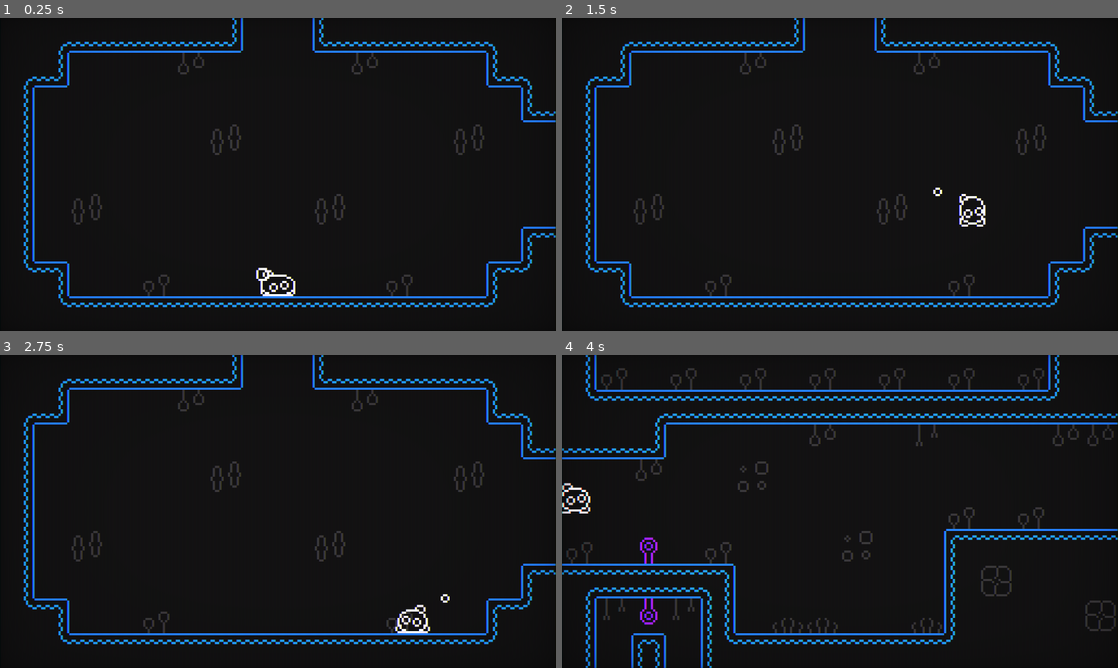
Above: before the commit, frames 1-4 (two rows, left to right).
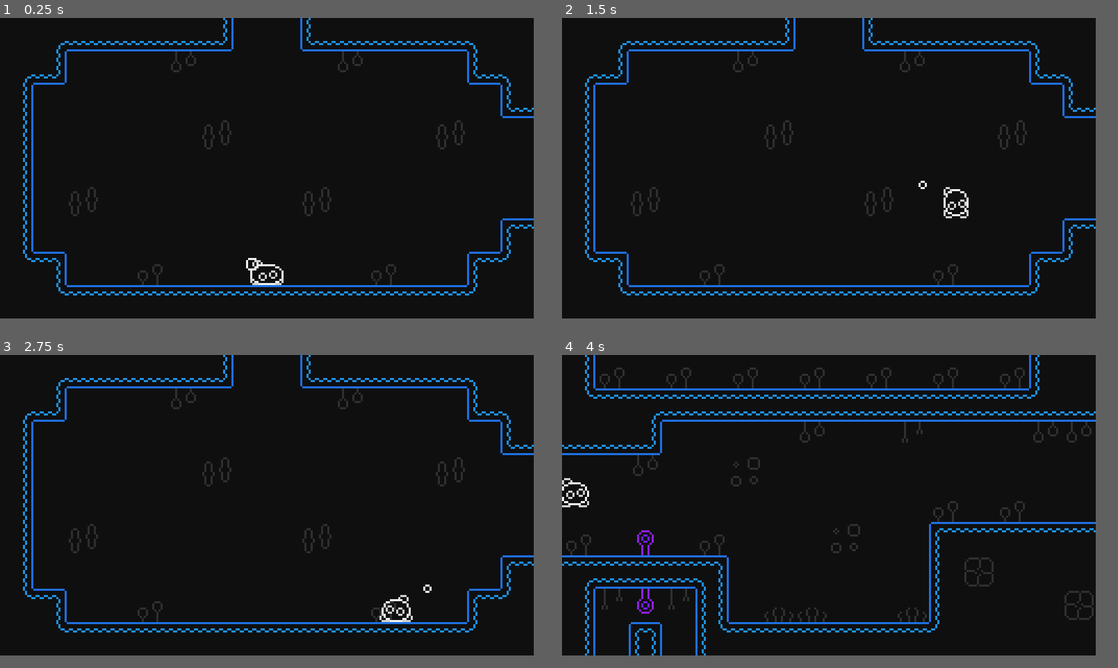
Above: after the commit, the same moments.

Repository: RaulArgenteCortes/Boobl_Repo
Game: Godot game, scene res://Scenes/Scene_Gameplay.tscn
The game is run twice, just before and just after one commit, with the same random seed, the same clock (stepped at 60 frames per second) and the same inputs. Before the commit the project starts from res://Scenes/Scene_CRT.tscn.
Inputs:
- Up to frame 1 (0.25 s): no input
- Up to frame 2 (1.5 s): hold D (gameplay_right) from 0.53 s (still down); tap Space (gameplay_jump) at 0.77 s
- Up to frame 3 (2.75 s): tap Space (gameplay_jump) at 1.52 s; release D (gameplay_right) at 2.03 s; hold A (gameplay_left) from 2.03 s (still down)
- Up to frame 4 (4 s): release A (gameplay_left) at 2.78 s; hold D (gameplay_right) from 2.78 s (still down); tap Space (gameplay_jump) at 3.02, 3.77 s
In our replay, the window is 800x450 before the commit and 768x432 after it. These sizes can differ from the game's own. Grey fills any space a smaller window leaves; there, only what the larger window draws over its background counts as a difference.

The runs differ from the first frame. In frame 1, 8.6% of the frame differs, in the area x 4-100%, y 0-93%; in frame 2, 8.6%; in frame 3, 8.5%; in frame 4, 15%, in the area x 0-100%, y 0-100%.

Commit message:
Revert "New CRT shader"
This reverts commit 33a084c8935e1edd2c9ad14c818dfb2d5835f18f.

Diff:
--- a/boobl-project/Prefabs/CRT.tscn
+++ b/boobl-project/Prefabs/CRT.tscn
@@ -54,6 +54,7 @@
 offset_bottom = 144.0
 
 [node name="ColorRect2" type="ColorRect" parent="." unique_id=151442750]
+visible = false
 material = SubResource("ShaderMaterial_j48ks")
 layout_mode = 0
 offset_right = 256.0
--- a/boobl-project/Scenes/Scene_CRT.tscn
+++ /dev/null
@@ -1,50 +0,0 @@
-[gd_scene format=3 uid="uid://0107pksk8rxq"]
-
-[ext_resource type="PackedScene" uid="uid://d25m3tgmqh5mf" path="res://Scenes/Scene_Gameplay.tscn" id="1_7cb3f"]
-[ext_resource type="Shader" uid="uid://d27bh3gqoxr7h" path="res://Shaders/Shader_CRT.gdshader" id="2_q2v3o"]
-
-[sub_resource type="ShaderMaterial" id="ShaderMaterial_3fho2"]
-shader = ExtResource("2_q2v3o")
-shader_parameter/resolution = Vector2(1280, 720)
-shader_parameter/scan_line_amount = 0.250000011875
-shader_parameter/warp_amount = 0.0
-shader_parameter/noise_amount = 0.0
-shader_parameter/interference_amount = 0.0
-shader_parameter/grille_amount = 0.10000000475
-shader_parameter/grille_size = 1.0
-shader_parameter/vignette_amount = 0.250000011875
-shader_parameter/vignette_intensity = 0.250000011875
-shader_parameter/aberation_amount = 0.50000002375
-shader_parameter/roll_line_amount = 0.0
-shader_parameter/roll_speed = 3.7999999946691787e-07
-shader_parameter/scan_line_strength = -5.999999715
-shader_parameter/pixel_strength = -4.0
-
-[node name="Scene_CRT" type="Node2D" unique_id=696192565]
-
-[node name="CanvasLayer" type="CanvasLayer" parent="." unique_id=2097487906]
-
-[node name="SubViewportContainer" type="SubViewportContainer" parent="CanvasLayer" unique_id=2017706002]
-anchors_preset = 15
-anchor_right = 1.0
-anchor_bottom = 1.0
-grow_horizontal = 2
-grow_vertical = 2
-stretch = true
-
-[node name="SubViewport" type="SubViewport" parent="CanvasLayer/SubViewportContainer" unique_id=2065686340]
-handle_input_locally = false
-snap_2d_transforms_to_pixel = true
-canvas_item_default_texture_filter = 0
-size = Vector2i(1280, 720)
-render_target_update_mode = 4
-
-[node name="Scene_Gameplay" parent="CanvasLayer/SubViewportContainer/SubViewport" unique_id=231120268 instance=ExtResource("1_7cb3f")]
-
-[node name="ColorRect" type="ColorRect" parent="CanvasLayer" unique_id=408859298]
-material = SubResource("ShaderMaterial_3fho2")
-anchors_preset = 15
-anchor_right = 1.0
-anchor_bottom = 1.0
-grow_horizontal = 2
-grow_vertical = 2
--- a/boobl-project/Scenes/Scene_Gameplay.tscn
+++ b/boobl-project/Scenes/Scene_Gameplay.tscn
@@ -2,6 +2,7 @@
 
 [ext_resource type="TileSet" uid="uid://coqs24kap1ynq" path="res://TileSets/TileSet_Main.tres" id="1_fe1ul"]
 [ext_resource type="Script" uid="uid://wy633w447g5s" path="res://Scripts/Script_CameraPlayer.gd" id="2_46u2g"]
+[ext_resource type="PackedScene" uid="uid://xjjbcos6iuje" path="res://Prefabs/CRT.tscn" id="3_lly1x"]
 [ext_resource type="PackedScene" uid="uid://q4bl2adi6270" path="res://Prefabs/Player.tscn" id="4_oltn2"]
 [ext_resource type="PackedScene" uid="uid://dln64fm7k53p6" path="res://Prefabs/BubblePlayer.tscn" id="5_71wej"]
 [ext_resource type="PackedScene" uid="uid://lnnjjkoudsqx" path="res://Prefabs/BigBubble.tscn" id="6_75akb"]
@@ -31,8 +32,13 @@
 tile_set = ExtResource("1_fe1ul")
 
 [node name="Camera2D" type="Camera2D" parent="." unique_id=588023569]
-zoom = Vector2(5, 5)
 script = ExtResource("2_46u2g")
+
+[node name="CRT" parent="Camera2D" unique_id=548932900 instance=ExtResource("3_lly1x")]
+visible = false
+anchors_preset = -1
+offset_left = -128.0
+offset_top = -72.0
 
 [node name="Player" parent="." unique_id=1614960923 instance=ExtResource("4_oltn2")]
 position = Vector2(0, 32)
--- a/boobl-project/Scenes/Scene_Test.tscn
+++ b/boobl-project/Scenes/Scene_Test.tscn
@@ -2,6 +2,7 @@
 
 [ext_resource type="TileSet" uid="uid://coqs24kap1ynq" path="res://TileSets/TileSet_Main.tres" id="1_d1igh"]
 [ext_resource type="Script" uid="uid://wy633w447g5s" path="res://Scripts/Script_CameraPlayer.gd" id="2_2uuyd"]
+[ext_resource type="PackedScene" uid="uid://xjjbcos6iuje" path="res://Prefabs/CRT.tscn" id="3_d1ye8"]
 [ext_resource type="PackedScene" uid="uid://q4bl2adi6270" path="res://Prefabs/Player.tscn" id="4_36l56"]
 [ext_resource type="PackedScene" uid="uid://dln64fm7k53p6" path="res://Prefabs/BubblePlayer.tscn" id="5_hdap0"]
 [ext_resource type="PackedScene" uid="uid://lnnjjkoudsqx" path="res://Prefabs/BigBubble.tscn" id="6_d1ye8"]
@@ -28,6 +29,12 @@
 
 [node name="Camera2D" type="Camera2D" parent="." unique_id=1145524175]
 script = ExtResource("2_2uuyd")
+
+[node name="CRT" parent="Camera2D" unique_id=548932900 instance=ExtResource("3_d1ye8")]
+visible = false
+anchors_preset = -1
+offset_left = -128.0
+offset_top = -72.0
 
 [node name="Player" parent="." unique_id=1614960923 instance=ExtResource("4_36l56")]
 position = Vector2(0, 32)
--- a/boobl-project/project.godot
+++ b/boobl-project/project.godot
@@ -11,14 +11,16 @@
 [application]
 
 config/name="Boobl_Project"
-run/main_scene="uid://0107pksk8rxq"
+run/main_scene="uid://d25m3tgmqh5mf"
 config/features=PackedStringArray("4.6", "GL Compatibility")
 config/icon="res://icon.svg"
 
 [display]
 
-window/size/viewport_width=1280
-window/size/viewport_height=720
+window/size/viewport_width=256
+window/size/viewport_height=144
+window/size/window_width_override=1280
+window/size/window_height_override=720
 window/stretch/mode="viewport"
 
 [file_customization]
Not shown: 1 places in boobl-project/Prefabs/CRT.tscn that only renumber resources
